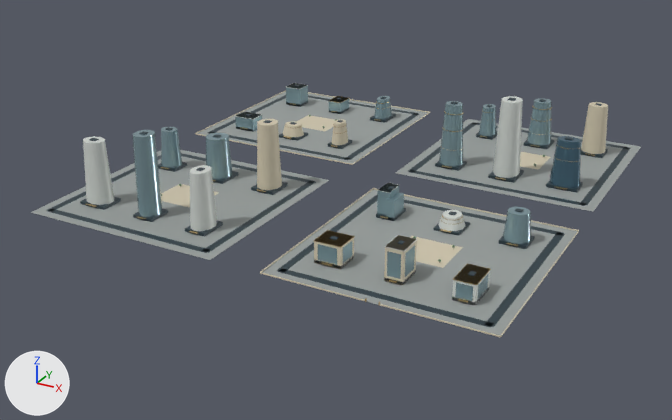
The glTF model web/public/assets/3d/ampliworld/GC-CITY-2030/GC-TILE-05-12.glb, before and after one commit.
Camera for both pictures: a 50 mm camera at (-4334.0, 1696.0, 580.0) aimed at (-5016.0, 2937.0, -41.0). Arrows for +X, +Y and +Z are at lower left; the lights stay in place. The older version comes first. Where no turn or scale is listed for an object, it has been applied to the vertices. Vertices at exactly the same position are counted once.

Objects in the first picture: 'GC-TILE-05-12-blue', 'GC-TILE-05-12-dark', 'GC-TILE-05-12-glass', 'GC-TILE-05-12-gold', 'GC-TILE-05-12-ivory', 'GC-TILE-05-12-paving', 'GC-TILE-05-12-white' and 1 more.
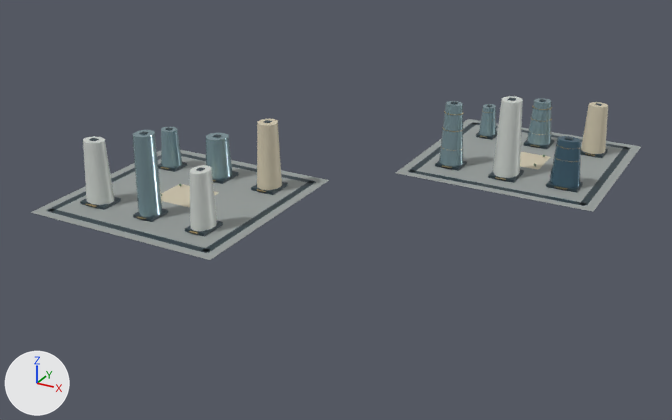
Scene script edits in JSON lines:
```json
{"block": "me_mesh_0", "where": "# used by ob_gc_tile_05_12_paving; location = (0.0, 0.0, 0.0)"}
{"op": "remove", "block": "me_mesh_0", "code": "me_mesh_0.from_pydata(...)  # 32 vertices, 48 faces; spans x -5379.0..-4621.0, y 2621.0..3379.0, z 0.0"}
{"op": "add", "block": "me_mesh_0", "code": "me_mesh_0.from_pydata(...)  # 16 vertices, 24 faces; spans x -5379.0..-4621.0, y 2621.0..3379.0, z 0.0"}
{"block": "me_mesh_0", "change": "me_mesh_0 part 1: the loose piece of 8 vertices spanning x -5379.0..-5041.0, y 3041.0..3379.0, z 0.0 is deleted"}
{"block": "me_mesh_0", "change": "me_mesh_0 part 2: the loose piece of 8 vertices spanning x -4959.0..-4621.0, y 2621.0..2959.0, z 0.0 is deleted"}
{"block": "me_mesh_1", "where": "# used by ob_gc_tile_05_12_dark; location = (0.0, 0.0, 0.0)"}
{"op": "remove", "block": "me_mesh_1", "code": "me_mesh_1.from_pydata(...)  # 512 vertices, 768 faces; spans x -5364.0..-4636.0, y 2636.0..3364.0, z 0.0..134.0"}
{"op": "add", "block": "me_mesh_1", "code": "me_mesh_1.from_pydata(...)  # 256 vertices, 384 faces; spans x -5364.0..-4636.0, y 2636.0..3364.0, z 0.0..134.0"}
{"block": "me_mesh_1", "change": "me_mesh_1 part 3: 32 loose pieces with 256 vertices, spanning x -5364.0..-4636.0, y 2636.0..3364.0, z 0.0..52.0, are deleted"}
{"block": "me_mesh_2", "where": "# used by ob_gc_tile_05_12_ivory; location = (0.0, 0.0, 0.0)"}
{"op": "remove", "block": "me_mesh_2", "code": "me_mesh_2.from_pydata(...)  # 216 vertices, 352 faces; spans x -5380.0..-4620.0, y 2620.0..3380.0, z 0.0..113.0"}
{"op": "add", "block": "me_mesh_2", "code": "me_mesh_2.from_pydata(...)  # 60 vertices, 104 faces; spans x -5250.0..-4670.0, y 2754.0..3321.0, z 0.0..113.0"}
{"block": "me_mesh_2", "change": "me_mesh_2 part 4: 16 loose pieces with 156 vertices, spanning x -5380.0..-4620.0, y 2620.0..3380.0, z 0.0..51.0, are deleted"}
{"block": "me_mesh_5", "where": "# used by ob_gc_tile_05_12_gold; location = (0.0, 0.0, 0.0)"}
{"op": "remove", "block": "me_mesh_5", "code": "me_mesh_5.from_pydata(...)  # 1370 vertices, 2412 faces; spans x -5331.0..-4668.0, y 2620.0..3325.0, z 0.0..115.0"}
{"op": "add", "block": "me_mesh_5", "code": "me_mesh_5.from_pydata(...)  # 888 vertices, 1584 faces; spans x -5331.0..-4668.0, y 2675.0..3322.0, z 4.0..115.0"}
{"block": "me_mesh_5", "change": "me_mesh_5 part 6: 34 loose pieces with 482 vertices, spanning x -5318.0..-4672.0, y 2620.0..3325.0, z 0.0..42.0, are deleted"}
{"block": "me_mesh_6", "where": "# used by ob_gc_tile_05_12_glass; location = (0.0, 0.0, 0.0)"}
{"op": "remove", "block": "me_mesh_6", "code": "me_mesh_6.from_pydata(...)  # 408 vertices, 668 faces; spans x -5330.0..-4671.0, y 2677.0..3327.0, z 0.0..132.0"}
{"op": "add", "block": "me_mesh_6", "code": "me_mesh_6.from_pydata(...)  # 132 vertices, 240 faces; spans x -5329.0..-4769.0, y 2682.0..3324.0, z 5.0..132.0"}
{"block": "me_mesh_6", "change": "me_mesh_6 part 5: 31 loose pieces with 276 vertices, spanning x -5330.0..-4671.0, y 2677.0..3327.0, z 0.0..48.0, are deleted"}
{"block": "me_mesh_7", "where": "# used by ob_gc_tile_05_12_white; location = (0.0, 0.0, 0.0)"}
{"op": "remove", "block": "me_mesh_7", "code": "me_mesh_7.from_pydata(...)  # 128 vertices, 220 faces; spans x -5333.0..-4674.0, y 2677.0..3319.0, z 0.0..133.0"}
{"op": "add", "block": "me_mesh_7", "code": "me_mesh_7.from_pydata(...)  # 66 vertices, 120 faces; spans x -5333.0..-4769.0, y 2679.0..3148.0, z 5.0..133.0"}
{"block": "me_mesh_7", "change": "me_mesh_7 part 7: 6 loose pieces with 62 vertices, spanning x -5331.0..-4674.0, y 2677.0..3319.0, z 0.0..51.0, are deleted"}
```

Changed parts and their boxes [x1, y1, x2, y2] in the pictures (672 x 420 px):
```json
{"object": "GC-TILE-05-12-paving", "change": "reshaped", "before": [31, 91, 641, 336], "after": [31, 119, 641, 260], "on screen": "42% shorter"}
{"object": "GC-TILE-05-12-glass", "change": "reshaped", "before": [133, 83, 551, 301], "after": [133, 98, 551, 217], "on screen": "45% shorter"}
{"object": "GC-TILE-05-12-dark", "change": "reshaped", "before": [48, 85, 631, 328], "after": [48, 98, 631, 253], "on screen": "36% shorter"}
{"object": "GC-TILE-05-12-ivory", "change": "reshaped", "before": [161, 90, 608, 337], "after": [161, 102, 608, 207], "on screen": "57% shorter"}
{"object": "GC-TILE-05-12-white", "change": "reshaped", "before": [83, 83, 523, 306], "after": [83, 96, 523, 231], "on screen": "39% shorter"}
{"object": "GC-TILE-05-12-gold", "change": "reshaped", "before": [85, 96, 595, 305], "after": [85, 106, 595, 234], "on screen": "39% shorter"}
{"part": 1, "of": "me_mesh_0", "change": "deleted", "before": [197, 91, 429, 164]}
{"part": 2, "of": "me_mesh_0", "change": "deleted", "before": [262, 189, 578, 336]}
{"part": 3, "of": "me_mesh_1", "change": "deleted", "before": [208, 85, 565, 328]}
{"part": 4, "of": "me_mesh_2", "change": "deleted", "before": [195, 90, 579, 337]}
{"part": 5, "of": "me_mesh_6", "change": "deleted", "before": [235, 83, 531, 301]}
{"part": 6, "of": "me_mesh_5", "change": "deleted", "before": [242, 96, 518, 305]}
{"part": 7, "of": "me_mesh_7", "change": "deleted", "before": [236, 83, 490, 306]}
```
